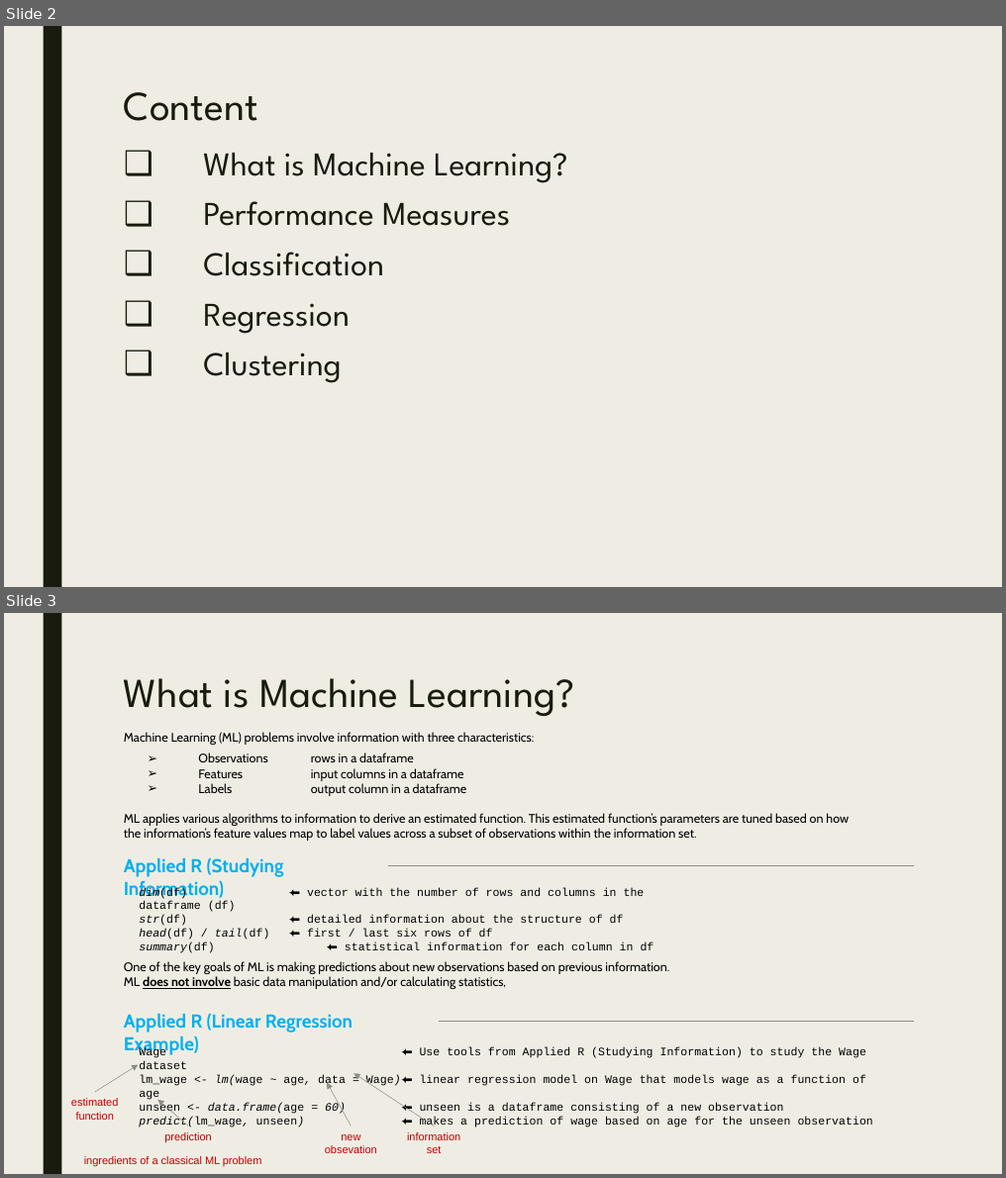
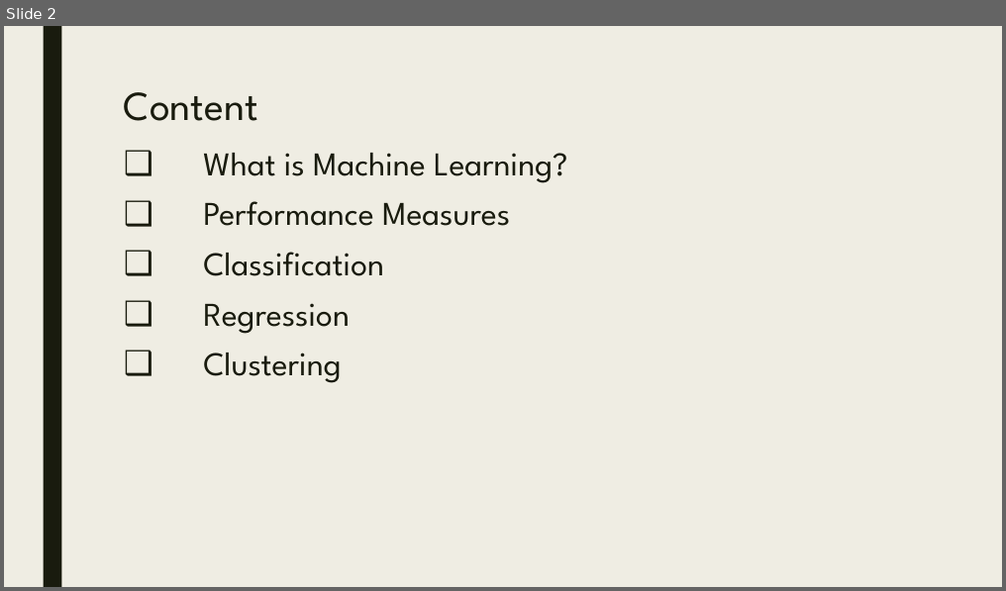
Before and after one commit to parcap/business-education, a slide deck: Introduction-to-Machine-Learning/Introduction to Machine Learning.pptx. Shown one above the other, each under a label of ours: slides 2 and 3 before the commit, slide 2 after it. The pictures are 1006x1178 and 1006x591 pixels, drawn with LibreOffice and Linux fonts; fonts in the diff are those of the drawing. Boxes give left, top, right and bottom in pixels: in the first picture for what was removed or moved away, otherwise in the second. Text is boxed around its words. In the diff, an @@ line names an element or a change of style, - is before the commit and + after.

```diff
--- a/Introduction-to-Machine-Learning/Introduction to Machine Learning.pptx
+++ b/Introduction-to-Machine-Learning/Introduction to Machine Learning.pptx
@@ slide 3 removed at (4,613,1002,1174), background #EFEDE3; not listed: 1 template element that a slide beside it also shows @@
@@ title removed at (124,678,574,716) @@
-What is Machine Learning?
@@ text removed at (124,732,848,841) @@
-Machine Learning (ML) problems involve information with three characteristics:
-➢ Observations rows in a dataframe
-➢ Features input columns in a dataframe
-➢ Labels output column in a dataframe
-ML applies various algorithms to information to derive an estimated function. This estimated function’s parameters are tuned based on how the information’s feature values map to label values across a subset of observations within the information set.
@@ text removed at (124,858,284,899) @@
-Applied R (Studying Information)
@@ line removed from (388, 866) to (915, 866) @@
@@ text removed at (139,887,654,951) @@
-dim(df) ⬅ vector with the number of rows and columns in the dataframe (df)
-str(df) ⬅ detailed information about the structure of df
-head(df) / tail(df) ⬅ first / last six rows of df
-summary(df) ⬅ statistical information for each column in df
@@ text removed at (124,961,669,989) @@
-One of the key goals of ML is making predictions about new observations based on previous information.
-ML does not involve basic data manipulation and/or calculating statistics,
@@ text removed at (124,1013,352,1056) @@
-Applied R (Linear Regression Example)
@@ line removed from (439, 1021) to (915, 1021) @@
@@ text removed at (139,1048,873,1128) @@
-Wage ⬅ Use tools from Applied R (Studying Information) to study the Wage dataset
-lm_wage <- lm(wage ~ age, data = Wage) ⬅ linear regression model on Wage that models wage as a function of age
-unseen <- data.frame(age = 60) ⬅ unseen is a dataframe consisting of a new observation
-predict(lm_wage, unseen) ⬅ makes a prediction of wage based on age for the unseen observation
@@ arrow removed from (94, 1092) to (138, 1065) @@
@@ arrow removed from (350, 1127) to (327, 1083) @@
@@ arrow removed from (434, 1127) to (353, 1073) @@
@@ text removed at (71,1098,118,1120) @@
-estimated function
@@ arrow removed from (188, 1127) to (158, 1100) @@
@@ text removed at (164,1133,211,1143) @@
-prediction
@@ text removed at (325,1135,377,1154) @@
-new obsevation
@@ text removed at (407,1133,460,1154) @@
-information set
@@ text removed at (84,1157,262,1167) @@
-ingredients of a classical ML problem
```
Also in this commit, not shown: 1 slide changed, 3 other slides removed, 5 other files.
